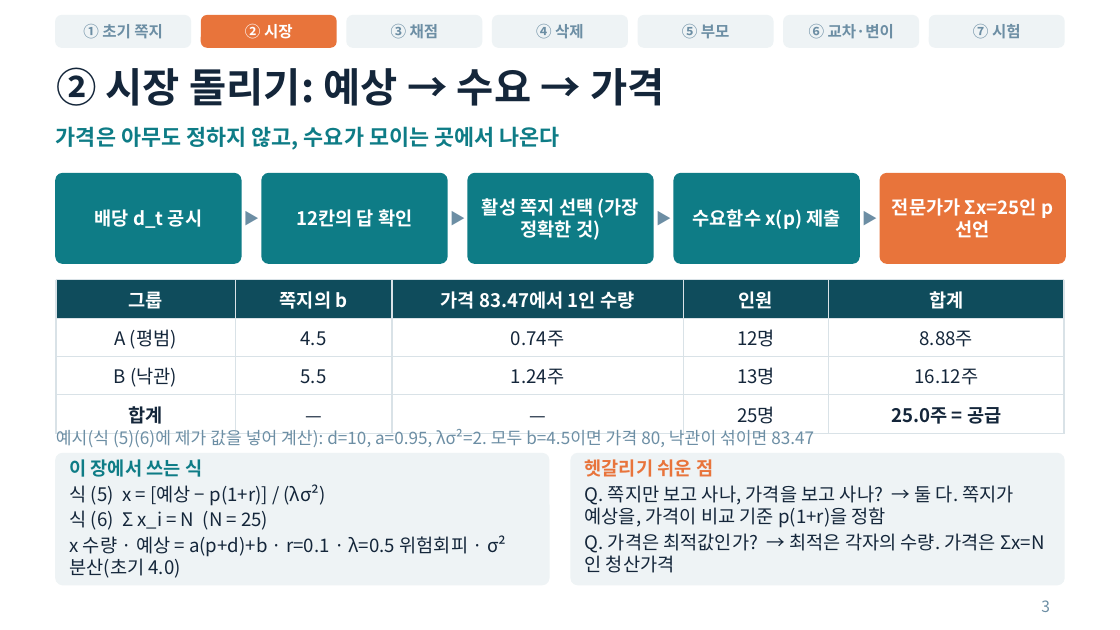
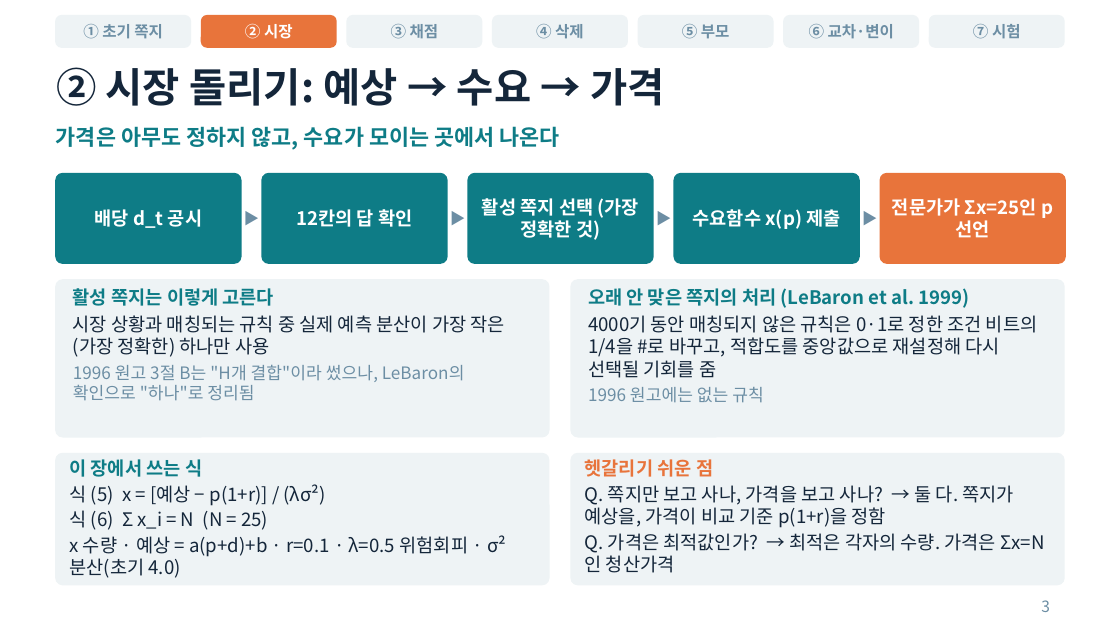
Before and after one commit to dbcodnjs02-netizen/business-agent_lab, a slide deck: slide 3 of SFI-GA_발표.pptx. Drawn at 1120x630 pixels with LibreOffice and Linux fonts; fonts in the diff are those of the drawing. Boxes give left, top, right and bottom in pixels: in the first picture for what was removed or moved away, otherwise in the second. Text is boxed around its words. In the diff, an @@ line names an element or a change of style, - is before the commit and + after.

```diff
--- a/SFI-GA_발표.pptx
+++ b/SFI-GA_발표.pptx
@@ table removed at (56,280,1064,428), 4 rows, 5 columns @@
-그룹 | 쪽지의 b | 가격 83.47에서 1인 수량 | 인원 | 합계
-A (평범) | 4.5 | 0.74주 | 12명 | 8.88주
-B (낙관) | 5.5 | 1.24주 | 13명 | 16.12주
-합계 | — | — | 25명 | 25.0주 = 공급
@@ rounded rectangle added at (56,280,549,437), fill #EEF3F5, outline #EEF3F5 1 pt @@
@@ text at (73,288,505,401): text changed; size 11 to 12 pt @@
-예시(식 (5)(6)에 제가 값을 넣어 계산): d=10, a=0.95, λσ²=2. 모두 b=4.5이면 가격 80, 낙관이 섞이면 83.47
+활성 쪽지는 이렇게 고른다
+시장 상황과 매칭되는 규칙 중 실제 예측 분산이 가장 작은(가장 정확한) 하나만 사용
+1996 원고 3절 B는 "H개 결합"이라 썼으나, LeBaron의 확인으로 "하나"로 정리됨
@@ text "활성 쪽지는 이렇게 고른다" at (73,288,505,401): vertical alignment middle to top @@
@@ rounded rectangle added at (571,280,1064,437), fill #EEF3F5, outline #EEF3F5 1 pt @@
@@ text added at (588,288,1037,403), 12 pt, text #14263A @@
+오래 안 맞은 쪽지의 처리 (LeBaron et al. 1999)
+4000기 동안 매칭되지 않은 규칙은 0·1로 정한 조건 비트의 1/4을 #로 바꾸고, 적합도를 중앙값으로 재설정해 다시 선택될 기회를 줌
+1996 원고에는 없는 규칙
```
Also in this commit, not shown: 4 other slides changed, 3 slides added.
